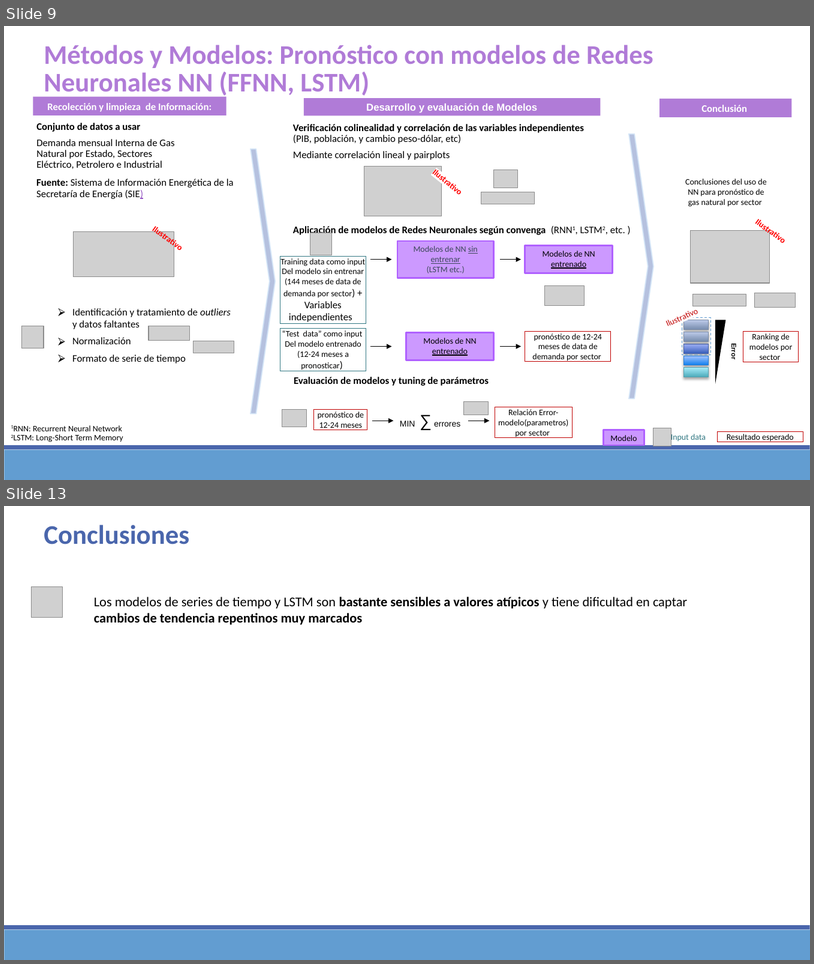
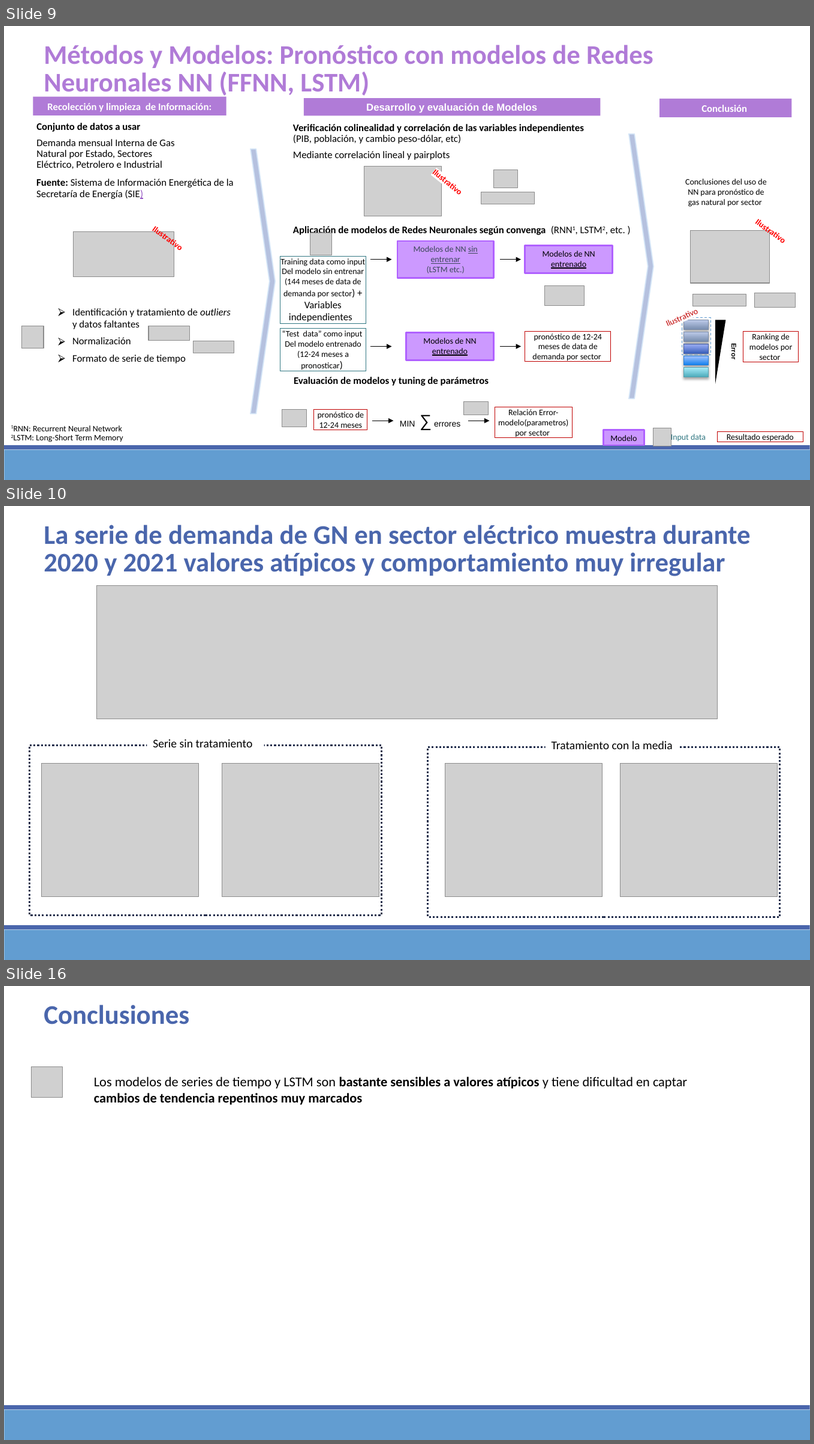
Before and after one commit to Sergio-Ibarra-1795/Diplomado_UNAM_DC_Full_gitHub, a slide deck: Diplomado_DS_Proyecto_Final/Proyecto_final_Diplomado_DS_UNAM_v2.pptx. Shown one above the other, each under a label of ours: slides 9 and 13 before the commit, slides 9, 10 and 16 after it; the slides between them are not shown. The pictures are 814x964 and 814x1444 pixels, drawn with LibreOffice and Linux fonts; fonts in the diff are those of the drawing; grey boxes stand for pictures. Boxes give left, top, right and bottom in pixels: in the first picture for what was removed or moved away, otherwise in the second. Text is boxed around its words. In the diff, an @@ line names an element or a change of style, - is before the commit and + after.

```diff
--- a/Diplomado_DS_Proyecto_Final/Proyecto_final_Diplomado_DS_UNAM_v2.pptx
+++ b/Diplomado_DS_Proyecto_Final/Proyecto_final_Diplomado_DS_UNAM_v2.pptx
@@ slide 10 added at [4, 506, 810, 960], background #FFFFFF; not listed: 2 template elements that a slide beside it also shows @@
@@ text added at [44, 525, 750, 576], 32 pt, text #4A66AC, bold @@
+  La serie de demanda de GN en sector eléctrico muestra durante 2020 y 2021 valores atípicos y comportamiento muy irregular
@@ picture added at [96, 586, 718, 719] @@
@@ text added at [153, 739, 253, 747], 14 pt, text #000000 @@
+Serie sin tratamiento
@@ rectangle added at [29, 745, 381, 915], outline #202D4B 2.25 pt dashed @@
@@ rectangle added at [428, 747, 780, 917], outline #202D4B 2.25 pt dashed @@
@@ text added at [552, 741, 673, 749], 14 pt, text #000000 @@
+Tratamiento con la media
@@ picture added at [42, 763, 199, 896] @@
@@ picture added at [222, 763, 379, 896] @@
@@ picture added at [446, 763, 603, 896] @@
@@ picture added at [620, 763, 778, 896] @@
@@ what was slide 13 is now slide 16 @@
```
Also in this commit, not shown: 3 slides changed, 3 other slides added, 1 slide removed, 3 other files.
